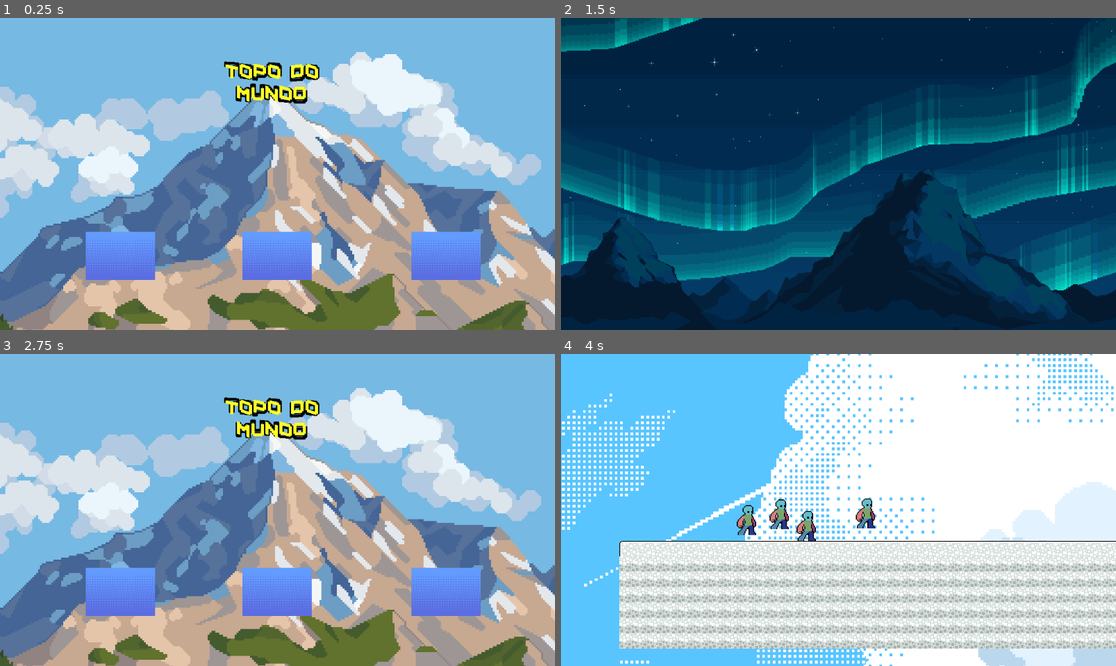
Above: before the commit, frames 1-4 (two rows, left to right).
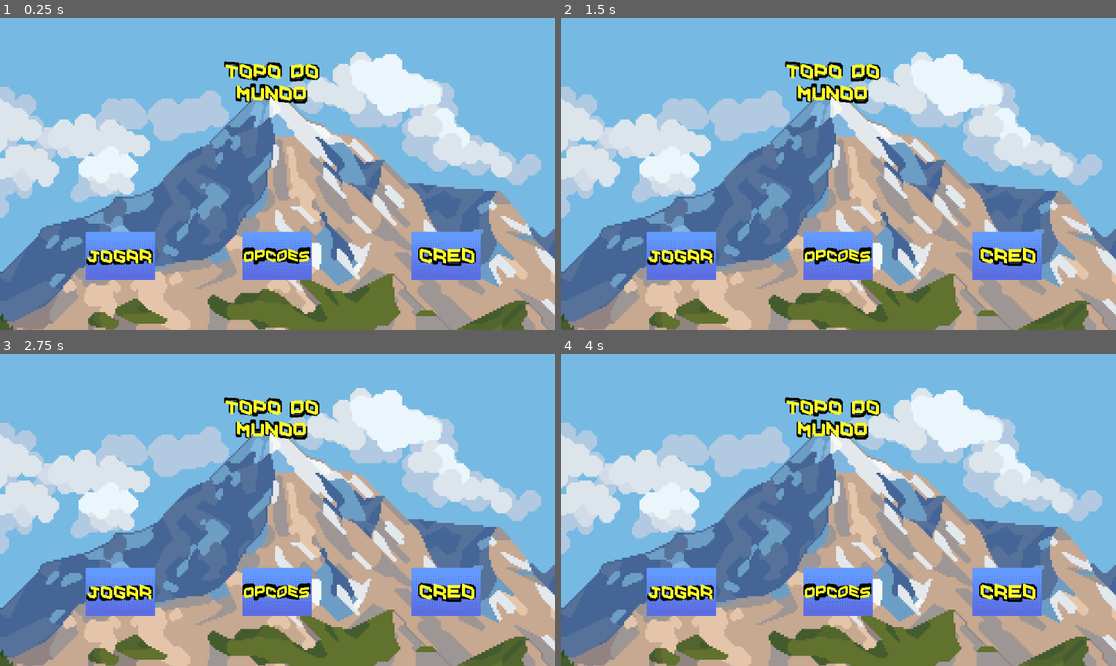
Above: after the commit, the same moments.

Repository: ElissonXD/topo-do-mundo
Game: Godot game, scene res://game/scenes/main_menu.tscn
The game is run twice, just before and just after one commit, with the same random seed, the same clock (stepped at 60 frames per second) and the same inputs. This scene is started directly instead of the project's main scene.
Inputs (mouse positions are in pixels of both pictures, inside the frame that each line leads up to):
- Up to frame 1 (0.25 s): no input
- Up to frame 2 (1.5 s): click (838, 255) at 0.5 s; click (1005, 255) at 1.25 s
- Up to frame 3 (2.75 s): click (122, 591) at 2.02 s
- Up to frame 4 (4 s): click (683, 591) at 2.75 s; tap Enter (ui_accept) at 3.5, 3.77 s; hold Right (ui_right) from 3.53 s (still down)

The runs differ from the first frame. In frame 1, 1.6% of the frame differs, in the area x 15-86%, y 73-80%; in frame 2, 100%, in the area x 0-100%, y 0-100%; in frame 3, 1.6%; in frame 4, 96%.

Commit message:
LOGO!!!

Diff:
--- /dev/null
+++ b/assets/temp_assets/Transicao.tscn
@@ -0,0 +1,90 @@
+[gd_scene format=3 uid="uid://c6oysvu1lbpog"]
+
+[ext_resource type="Shader" uid="uid://bs3mlgfqtwelq" path="res://Addon/transition.gdshader" id="1_fbvqy"]
+
+[sub_resource type="ShaderMaterial" id="ShaderMaterial_bhunq"]
+shader = ExtResource("1_fbvqy")
+shader_parameter/use_sprite_alpha = true
+shader_parameter/use_transition_texture = false
+shader_parameter/transition_type = 2
+shader_parameter/position = Vector2(0.5, 0.5)
+shader_parameter/invert = false
+shader_parameter/grid_size = Vector2(0.5, 50)
+shader_parameter/rotation_angle = 0.0
+shader_parameter/global_x_mirror = false
+shader_parameter/global_y_mirror = false
+shader_parameter/local_x_mirror = false
+shader_parameter/local_y_mirror = false
+shader_parameter/stagger = Vector2(0, 0)
+shader_parameter/cumulative_stagger_flip = false
+shader_parameter/cumulative_stagger = Vector2(0, 0)
+shader_parameter/stagger_frequency = Vector2i(2, 2)
+shader_parameter/flip_frequency = Vector2i(1, 1)
+shader_parameter/basic_feather = 0.0
+shader_parameter/use_mask_size = false
+shader_parameter/mask_size = Vector2(100, 100)
+shader_parameter/edges = 4
+shader_parameter/shape_feather = 0.0
+shader_parameter/sectors = 1
+shader_parameter/clock_feather = 0.0
+shader_parameter/progress = 0.0
+shader_parameter/progress_bias = Vector2(0, 0)
+
+[sub_resource type="Animation" id="Animation_fbvqy"]
+length = 0.001
+tracks/0/type = "value"
+tracks/0/imported = false
+tracks/0/enabled = true
+tracks/0/path = NodePath("ColorRect:material:shader_parameter/progress")
+tracks/0/interp = 1
+tracks/0/loop_wrap = true
+tracks/0/keys = {
+"times": PackedFloat32Array(0),
+"transitions": PackedFloat32Array(1),
+"update": 0,
+"values": [0.0]
+}
+
+[sub_resource type="Animation" id="Animation_metqi"]
+resource_name = "Transicao"
+length = 2.0333333
+tracks/0/type = "value"
+tracks/0/imported = false
+tracks/0/enabled = true
+tracks/0/path = NodePath("ColorRect:material:shader_parameter/progress")
+tracks/0/interp = 1
+tracks/0/loop_wrap = true
+tracks/0/keys = {
+"times": PackedFloat32Array(0, 0.0009999999, 2),
+"transitions": PackedFloat32Array(1, 1, 1),
+"update": 0,
+"values": [1.6, 0.0, 1.6]
+}
+
+[sub_resource type="AnimationLibrary" id="AnimationLibrary_2vosu"]
+_data = {
+&"RESET": SubResource("Animation_fbvqy"),
+&"Transicao": SubResource("Animation_metqi")
+}
+
+[node name="Control" type="Control" unique_id=1610285260]
+layout_mode = 3
+anchors_preset = 0
+offset_right = 40.0
+offset_bottom = 40.0
+
+[node name="ColorRect2" type="ColorRect" parent="." unique_id=421727975]
+layout_mode = 0
+offset_right = 1152.0
+offset_bottom = 648.0
+color = Color(0.38039216, 0.36862746, 1, 1)
+
+[node name="ColorRect" type="ColorRect" parent="." unique_id=1489075585]
+material = SubResource("ShaderMaterial_bhunq")
+layout_mode = 0
+offset_right = 1152.0
+offset_bottom = 648.0
+color = Color(0, 0, 0, 1)
+
+[node name="AnimationPlayer" type="AnimationPlayer" parent="." unique_id=1548651480]
+libraries/ = SubResource("AnimationLibrary_2vosu")
--- a/game/scenes/main_menu.gd
+++ b/game/scenes/main_menu.gd
@@ -1,5 +1,5 @@
 extends Node2D
-
+var botao = null
 
 # Called when the node enters the scene tree for the first time.
 func _ready():
@@ -12,16 +12,33 @@
 
 
 func _on_start_pressed():
-	get_tree().change_scene_to_file("res://game/scenes/test/test_2 da camera.tscn")
+	botao = "JOGO"
+	$ColorRect.show()
+	$ColorRect/Timer.start()
+	$ColorRect/AnimationPlayer.play("Transicao")
+
 	#mudar para selecao de personagem
 	pass # Replace with function body.
 
 
 func _on_opcoes_pressed():
-	#get_tree().change_scene_to_file()
+	botao = "OPCAO"
+	$ColorRect.show()
+	$ColorRect/Timer.start()
+	$ColorRect/AnimationPlayer.play("Transicao")
 	pass # Replace with function body.
 
 
 func _on_creditos_pressed():
-	get_tree().change_scene_to_file("res://assets/temp_assets/creditos/creditos.tscn")
+	$ColorRect.show()
+	$ColorRect/Timer.start()
+	$ColorRect/AnimationPlayer.play("Transicao")
+	pass
+func _on_timer_timeout():
+	if botao == "JOGO":
+		get_tree().change_scene_to_file("res://game/scenes/test/test_2 da camera.tscn")
+	elif botao == "OPCAO":
+		get_tree().change_scene_to_file("res://assets/Opcoes.tscn")
+	else:
+		get_tree().change_scene_to_file("res://assets/temp_assets/creditos/creditos.tscn")
 	pass # Replace with function body.
--- a/game/scenes/main_menu.tscn
+++ b/game/scenes/main_menu.tscn
@@ -5,6 +5,7 @@
 [ext_resource type="Texture2D" uid="uid://bamn45ysxp4u5" path="res://assets/temp_assets/Main menu/Butao.png" id="1_kcla8"]
 [ext_resource type="Shader" uid="uid://qsgq1hsxb3jf" path="res://game/scenes/main_menu.gdshader" id="3_7u77p"]
 [ext_resource type="AudioStream" uid="uid://bjg767ekoexor" path="res://assets/temp_assets/Main menu/Three Red Hearts Sanctuary.ogg" id="4_68dpi"]
+[ext_resource type="PackedScene" uid="uid://c6oysvu1lbpog" path="res://assets/temp_assets/Transicao.tscn" id="6_68dpi"]
 
 [sub_resource type="Gradient" id="Gradient_7u77p"]
 
@@ -18,6 +19,8 @@
 
 [sub_resource type="GradientTexture2D" id="GradientTexture2D_68dpi"]
 gradient = SubResource("Gradient_68dpi")
+fill_from = Vector2(0.46703297, 0)
+fill_to = Vector2(0.496337, 0.9432234)
 
 [sub_resource type="ShaderMaterial" id="ShaderMaterial_bhunq"]
 shader = ExtResource("3_7u77p")
@@ -82,11 +85,57 @@
 horizontal_alignment = 1
 vertical_alignment = 1
 
+[node name="RichTextLabel2" type="RichTextLabel" parent="." unique_id=371098878]
+material = SubResource("ShaderMaterial_bhunq")
+offset_left = 178.0
+offset_top = 444.0
+offset_right = 322.0
+offset_bottom = 544.0
+theme_override_colors/default_color = Color(1, 1, 0.14901961, 1)
+theme_override_constants/outline_size = 11
+theme_override_font_sizes/normal_font_size = 48
+text = "JOGAR"
+horizontal_alignment = 1
+vertical_alignment = 1
+
+[node name="RichTextLabel3" type="RichTextLabel" parent="." unique_id=1821646835]
+material = SubResource("ShaderMaterial_bhunq")
+offset_left = 503.0
+offset_top = 444.0
+offset_right = 647.0
+offset_bottom = 544.0
+theme_override_colors/default_color = Color(1, 1, 0.14901961, 1)
+theme_override_constants/outline_size = 11
+theme_override_font_sizes/normal_font_size = 41
+text = "OPCOES"
+horizontal_alignment = 1
+vertical_alignment = 1
+
+[node name="RichTextLabel4" type="RichTextLabel" parent="." unique_id=33883423]
+material = SubResource("ShaderMaterial_bhunq")
+offset_left = 854.0
+offset_top = 444.0
+offset_right = 1005.0
+offset_bottom = 544.0
+theme_override_colors/default_color = Color(1, 1, 0.14901961, 1)
+theme_override_constants/outline_size = 11
+theme_override_font_sizes/normal_font_size = 52
+text = "CRED"
+horizontal_alignment = 1
+vertical_alignment = 1
+
 [node name="AudioStreamPlayer" type="AudioStreamPlayer" parent="." unique_id=754776398]
 stream = ExtResource("4_68dpi")
 volume_db = -20.567
 autoplay = true
 
+[node name="ColorRect" parent="." unique_id=1489075585 instance=ExtResource("6_68dpi")]
+visible = false
+
+[node name="Timer" type="Timer" parent="ColorRect" unique_id=786389196]
+wait_time = 2.0
+
 [connection signal="pressed" from="Gerenciador/Start" to="." method="_on_start_pressed"]
 [connection signal="pressed" from="Gerenciador/Opcoes" to="." method="_on_opcoes_pressed"]
 [connection signal="pressed" from="Gerenciador/creditos" to="." method="_on_creditos_pressed"]
+[connection signal="timeout" from="ColorRect/Timer" to="." method="_on_timer_timeout"]
--- a/project.godot
+++ b/project.godot
@@ -13,6 +13,7 @@
 config/name="topo"
 run/main_scene="uid://cn4lfhun38cab"
 config/features=PackedStringArray("4.7", "Forward Plus")
+config/icon="uid://rhbyg4aryyo2"
 
 [dotnet]
 
Binary file added: assets/Logojogo.png
Not shown, added: assets/Logojogo.png.import
